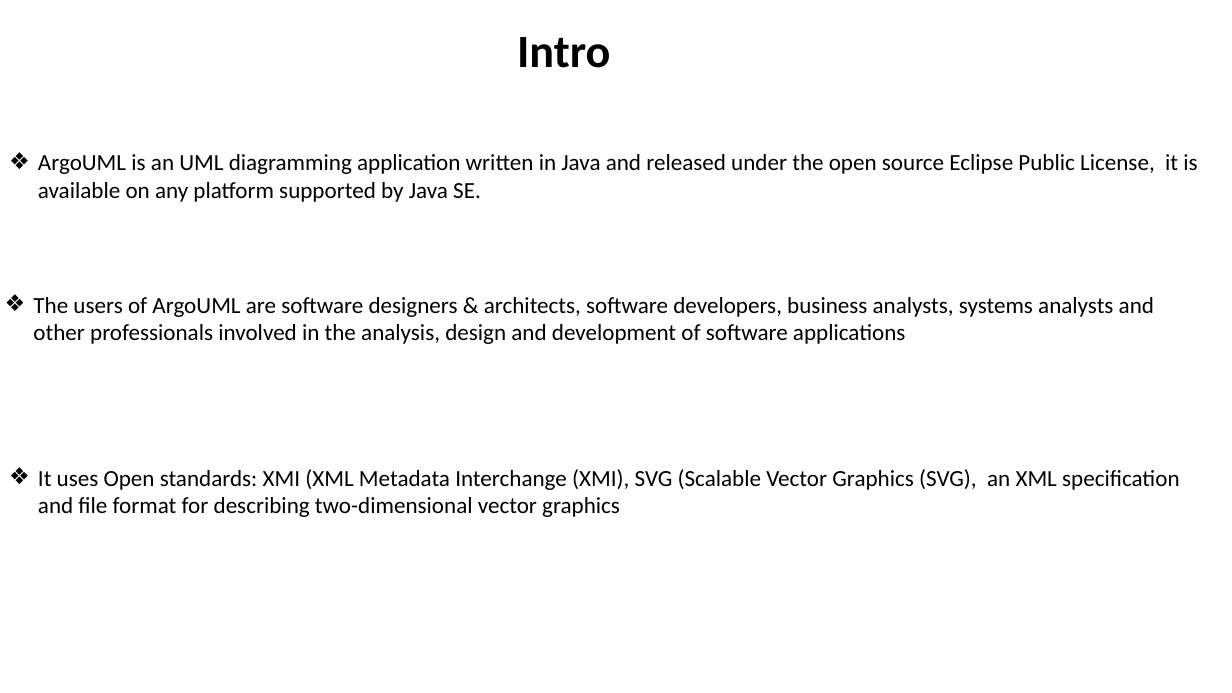
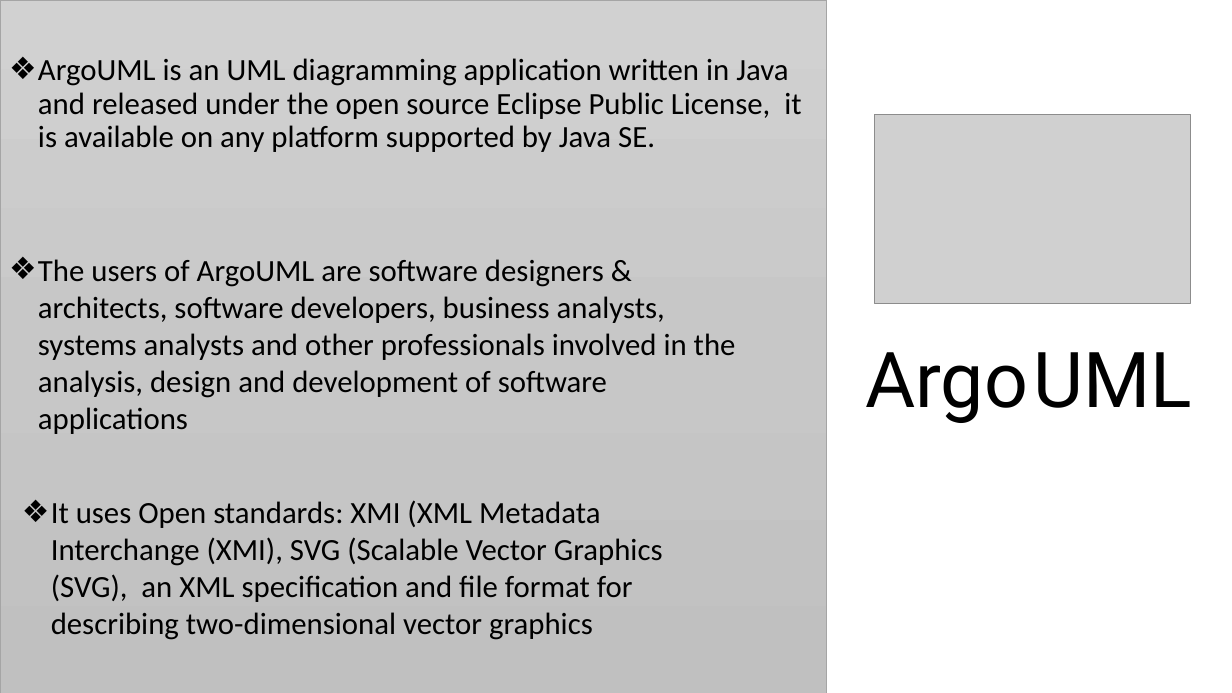
Before and after one commit to abdo1819/online-ticket-iti, a slide deck: slide 4 of ArgoUML.pptx (slide 3 before the commit). Drawn at 1232x693 pixels with LibreOffice and Linux fonts; fonts in the diff are those of the drawing; grey boxes stand for pictures. Boxes give left, top, right and bottom in pixels: in the first picture for what was removed or moved away, otherwise in the second. Text is boxed around its words. In the diff, an @@ line names an element or a change of style, - is before the commit and + after.

```diff
--- a/ArgoUML.pptx
+++ b/ArgoUML.pptx
@@ rectangle "ArgoUML is an UML diagramming ...": place and size @@
-rectangle "ArgoUML is an UML diagramming ..." at (38,154,1197,202)
+rectangle "ArgoUML is an UML diagramming ..." at (0,0,826,693)
@@ rectangle "ArgoUML is an UML diagramming ..." at (0,0,826,693): size 18 to 24 pt; line spacing 1 to 0.9; more space between paragraphs; fill none to gradient #D2D2D2 to #C8C8C8 to #C0C0C0; outline none to #A5A5A5 0.5 pt @@
@@ text removed at (517,37,610,68) @@
-Intro
@@ picture added at (875,115,1191,304) @@
@@ text "The users of ArgoUML are ...": place and size @@
-text "The users of ArgoUML are ..." at (33,297,1154,344)
+text "The users of ArgoUML are ..." at (38,259,736,434)
@@ text "The users of ArgoUML are ..." at (38,259,736,434): size 18 to 24 pt @@
@@ text added at (865,352,1192,423), 60 pt, text #000000 @@
+Argo UML
@@ text "It uses Open standards: XMI ..." at (51,500,663,640): size 18 to 24 pt @@
@@ text "It uses Open standards: XMI ...": place and size @@
-text "It uses Open standards: XMI ..." at (38,469,1179,517)
+text "It uses Open standards: XMI ..." at (51,500,663,640)
```
Also in this commit, not shown: 5 other slides changed, 10 slides added, 6 slides removed.
